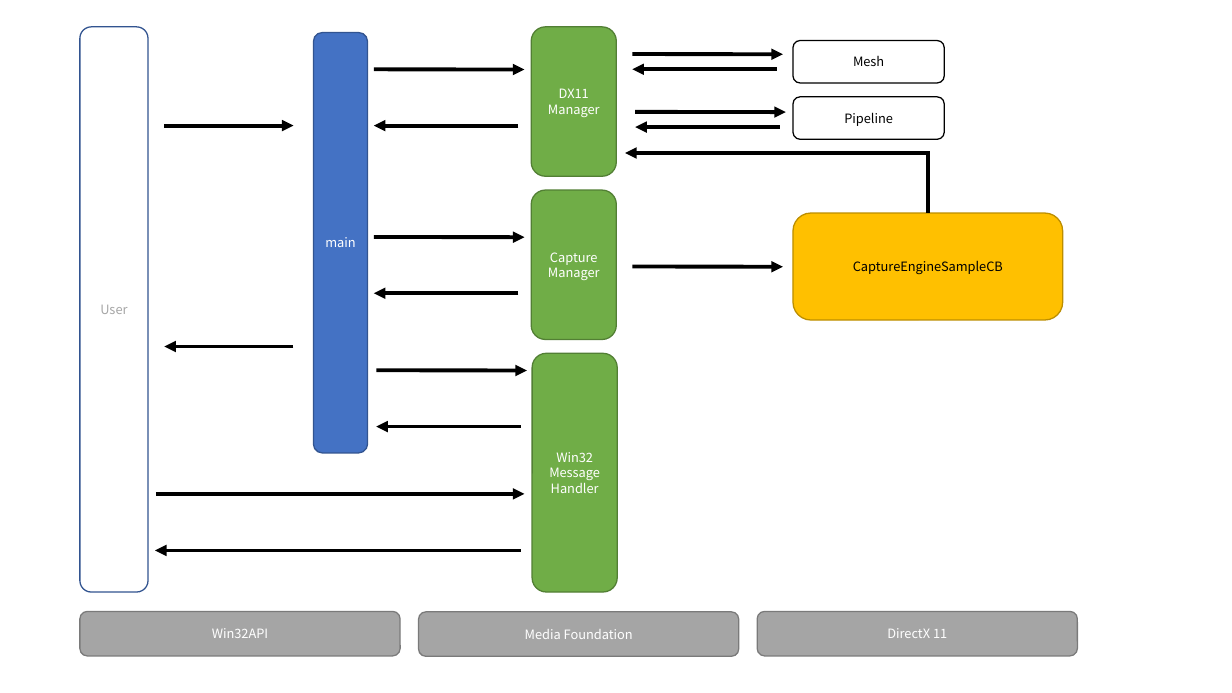
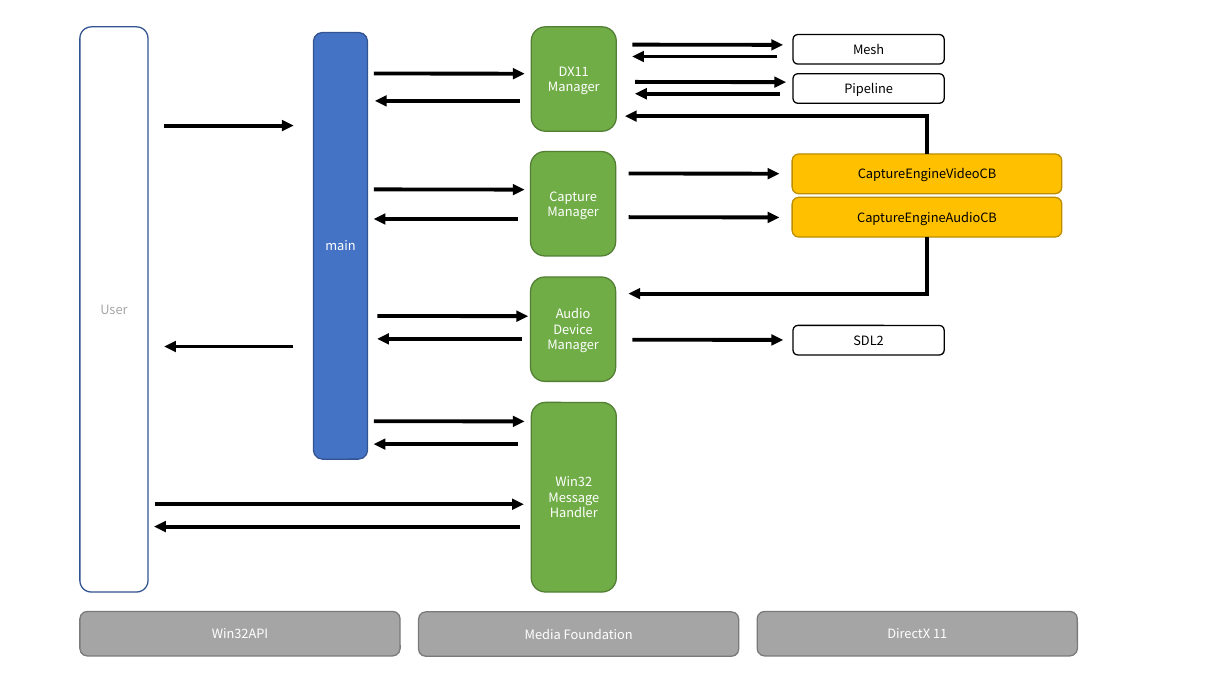
Before and after one commit to IwachanOrigin/usb_video_device_capture, a slide deck: slide 1 of doc/design.pptx. Drawn at 1232x693 pixels with LibreOffice and Linux fonts; fonts in the diff are those of the drawing. Boxes give left, top, right and bottom in pixels: in the first picture for what was removed or moved away, otherwise in the second. Text is boxed around its words. In the diff, an @@ line names an element or a change of style, - is before the commit and + after.

Commit message:
update design

```diff
--- a/doc/design.pptx
+++ b/doc/design.pptx
@@ rounded rectangle "DX11": place and size @@
-rounded rectangle "DX11" at box(531, 27, 616, 177)
+rounded rectangle "DX11" at box(531, 27, 616, 131)
@@ rounded rectangle "main": place and size @@
-rounded rectangle "main" at box(313, 32, 368, 453)
+rounded rectangle "main" at box(313, 32, 368, 459)
@@ arrow moved from (632, 55) - (783, 55) to (632, 44) - (783, 45) @@
@@ arrow moved from (777, 69) - (632, 69) to (777, 56) - (632, 56) @@
@@ rounded rectangle "Mesh": place and size @@
-rounded rectangle "Mesh" at box(793, 41, 945, 83)
+rounded rectangle "Mesh" at box(793, 34, 945, 64)
@@ arrow moved from (374, 69) - (525, 69) to (374, 74) - (525, 74) @@
@@ arrow moved from (636, 112) - (786, 112) to (636, 82) - (786, 82) @@
@@ rounded rectangle "Pipeline": place and size @@
-rounded rectangle "Pipeline" at box(793, 97, 945, 140)
+rounded rectangle "Pipeline" at box(793, 74, 945, 104)
@@ arrow moved from (518, 126) - (374, 126) to (519, 101) - (375, 101) @@
@@ elbow arrow moved from (928, 213) - (626, 153) to (927, 154) - (626, 116) @@
@@ arrow moved from (780, 128) - (636, 128) to (780, 93) - (636, 93) @@
@@ rounded rectangle "Capture": place and size @@
-rounded rectangle "Capture" at box(531, 190, 616, 340)
+rounded rectangle "Capture" at box(531, 152, 616, 256)
@@ arrow moved from (632, 266) - (783, 267) to (628, 174) - (779, 174) @@
@@ rounded rectangle "CaptureEngineVideoCB": place and size @@
-rounded rectangle "CaptureEngineVideoCB" at box(793, 213, 1063, 321)
+rounded rectangle "CaptureEngineVideoCB" at box(792, 154, 1062, 194)
@@ text in rounded rectangle at box(858, 168, 997, 181): text changed @@
-CaptureEngineSampleCB
+CaptureEngineVideoCB
@@ arrow moved from (374, 237) - (525, 238) to (374, 189) - (525, 189) @@
@@ rounded rectangle added at box(792, 198, 1062, 238), fill #FFC000, outline #BD8E00 1 pt, 10 pt, text #000000 @@
+CaptureEngineAudioCB
@@ arrow moved from (518, 293) - (374, 293) to (518, 219) - (374, 219) @@
@@ elbow arrow added from (927, 238) to (628, 294), #000000 3 pt @@
@@ arrow added from (628, 217) to (779, 217), #000000 3 pt @@
@@ rounded rectangle added at box(531, 277, 616, 382), fill #70AD47, outline #538035 1 pt, 10 pt, text #FFFFFF @@
+Audio
+Device
+Manager
@@ arrow moved from (376, 371) - (527, 371) to (377, 316) - (528, 316) @@
@@ rounded rectangle added at box(793, 325, 945, 355), outline #000000 1 pt, 10 pt, text #000000 @@
+SDL2
@@ arrow moved from (521, 427) - (376, 427) to (522, 339) - (377, 339) @@
@@ arrow added from (632, 340) to (783, 340), #000000 3 pt @@
@@ rounded rectangle "Win32": place and size @@
-rounded rectangle "Win32" at box(532, 353, 617, 592)
+rounded rectangle "Win32" at box(531, 403, 616, 592)
@@ arrow added from (374, 421) to (525, 421), #000000 3 pt @@
@@ arrow added from (518, 445) to (374, 445), #000000 3 pt @@
@@ arrow moved from (156, 494) - (525, 494) to (155, 505) - (524, 505) @@
@@ text in rounded rectangle at box(548, 492, 599, 517): text changed @@
-Message Handler
+Message
+Handler
@@ arrow moved from (521, 551) - (155, 551) to (520, 527) - (154, 527) @@
```
